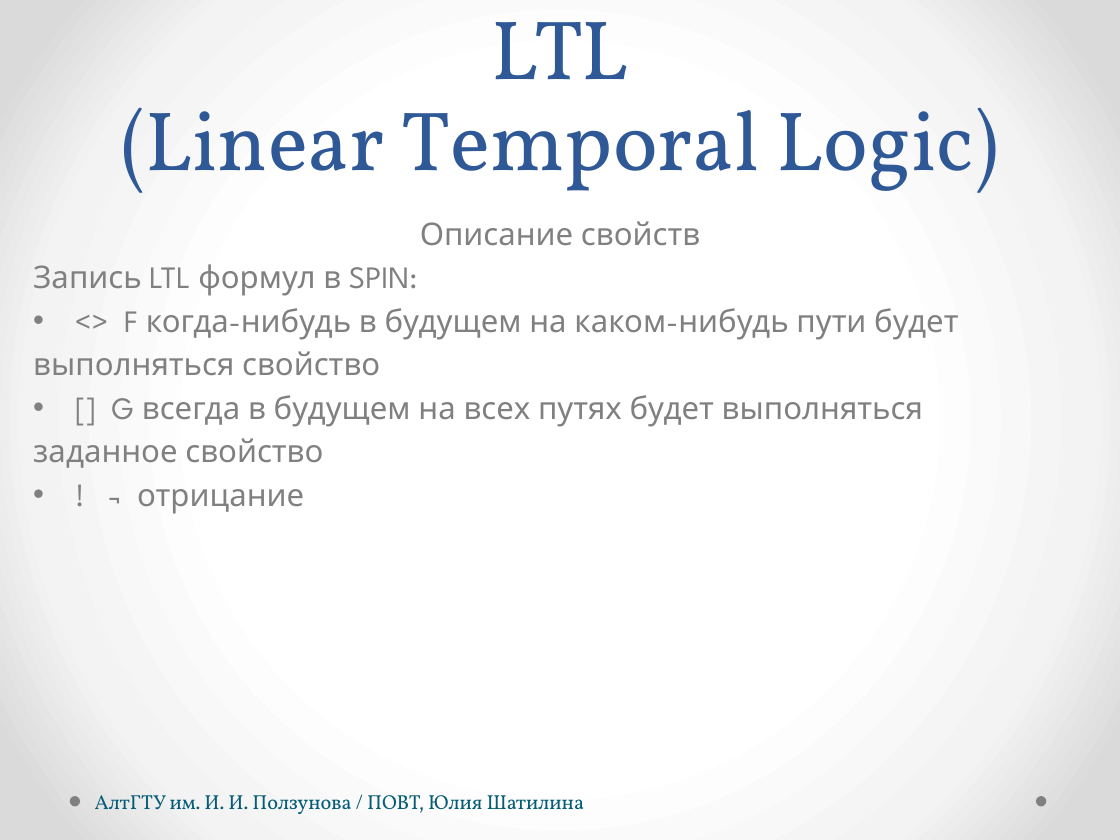
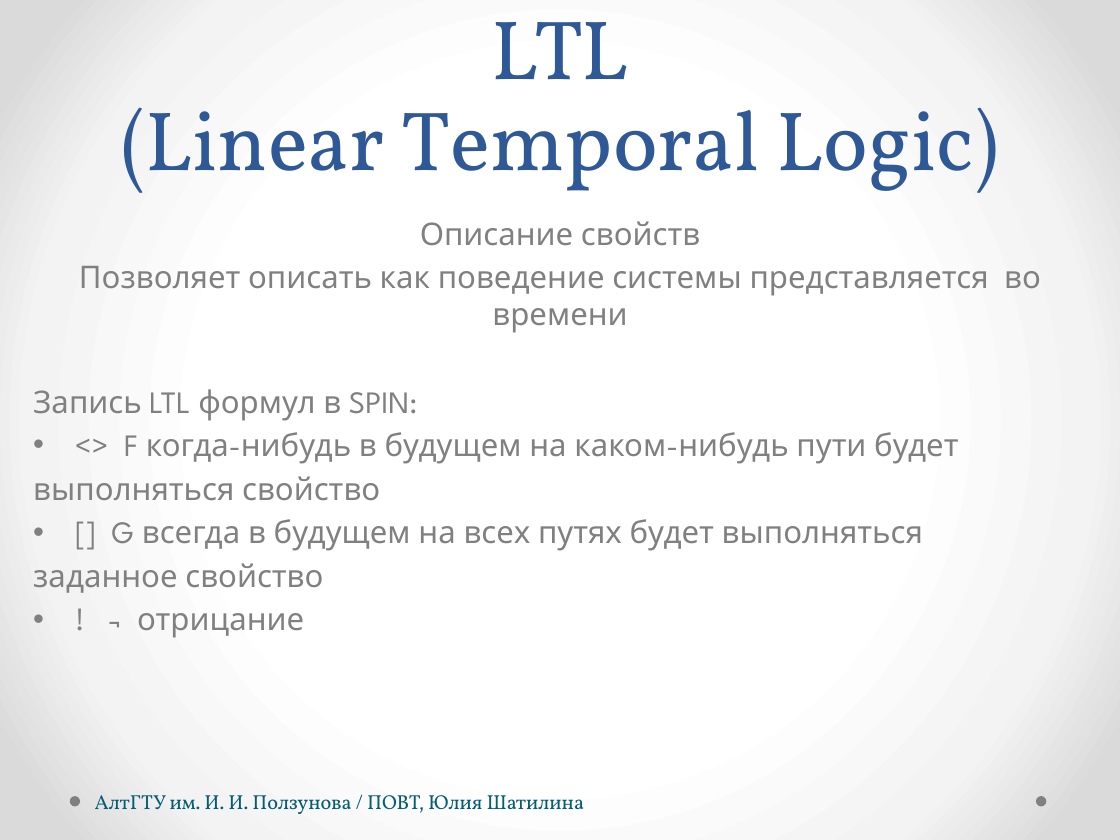
Before and after one commit to hisohito/proto-doc, a slide deck: slide 12 of shatilina.pptx (slide 11 before the commit). Drawn at 1120x840 pixels with LibreOffice and Linux fonts; fonts in the diff are those of the drawing. Boxes give left, top, right and bottom in pixels: in the first picture for what was removed or moved away, otherwise in the second. Text is boxed around its words. In the diff, an @@ line names an element or a change of style, - is before the commit and + after.

```diff
--- a/shatilina.pptx
+++ b/shatilina.pptx
@@ text at [79, 266, 1041, 333]: paragraph added @@
+Позволяет описать как поведение системы представляется во времени
```
Also in this commit, not shown: 1 other slide changed, 1 slide added.
